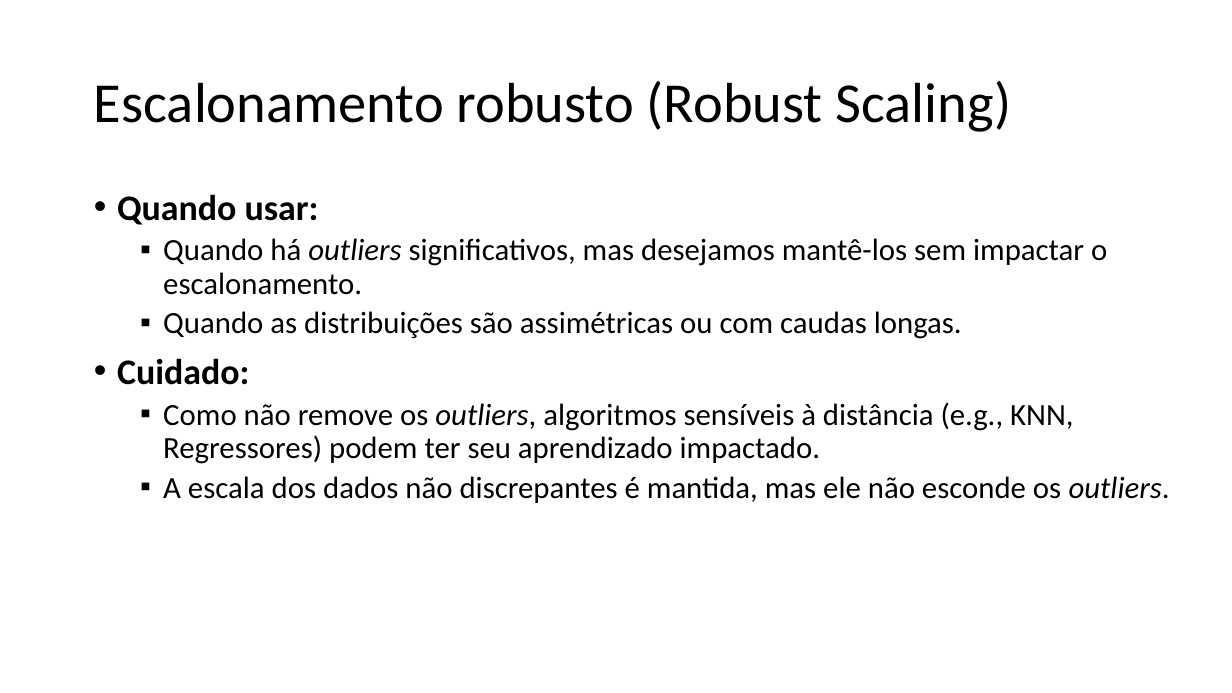
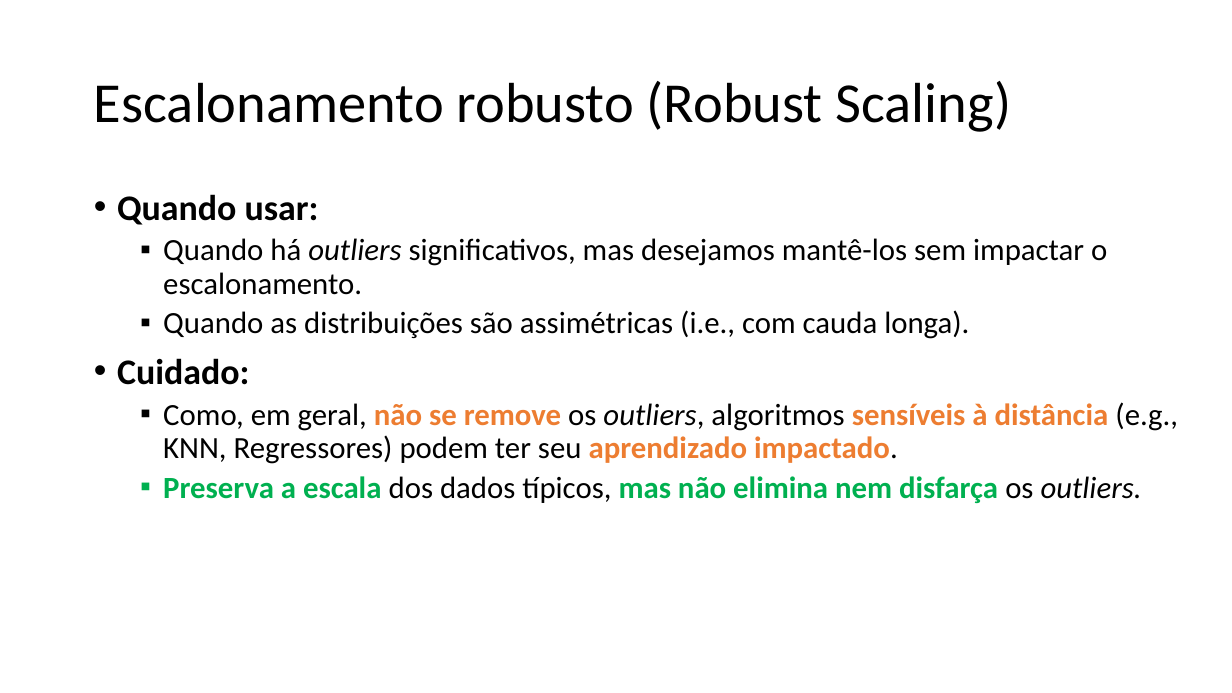
Before and after one commit to zz4fap/c24_inteligencia_artificial, a slide deck: slide 23 of slides/C24_Transformações.pptx (slide 20 before the commit). Drawn at 1232x693 pixels with LibreOffice and Linux fonts; fonts in the diff are those of the drawing. Boxes give left, top, right and bottom in pixels: in the first picture for what was removed or moved away, otherwise in the second. Text is boxed around its words. In the diff, an @@ line names an element or a change of style, - is before the commit and + after.

```diff
--- a/slides/C24_Transformações.pptx
+++ b/slides/C24_Transformações.pptx
@@ text at [163,310,969,339]: text changed @@
-  ▪ Quando as distribuições são assimétricas ou com caudas longas.
+  ▪ Quando as distribuições são assimétricas (i.e., com cauda longa).
@@ text at [163,402,1178,503]: text changed @@
-  ▪ Como não remove os outliers, algoritmos sensíveis à distância (e.g., KNN, Regressores) podem ter seu aprendizado impactado.
-  ▪ A escala dos dados não discrepantes é mantida, mas ele não esconde os outliers.
+  ▪ Como, em geral, não se remove os outliers, algoritmos sensíveis à distância (e.g., KNN, Regressores) podem ter seu aprendizado impactado.
+  ▪ Preserva a escala dos dados típicos, mas não elimina nem disfarça os outliers.
```
Also in this commit, not shown: 35 other slides changed, 5 slides added, 2 slides removed, 5 other files.
